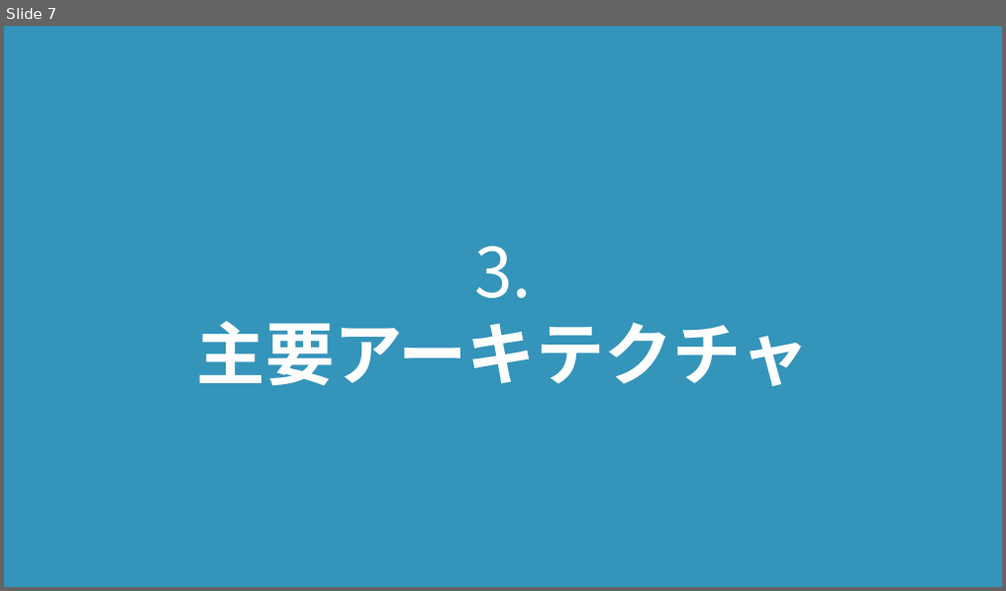
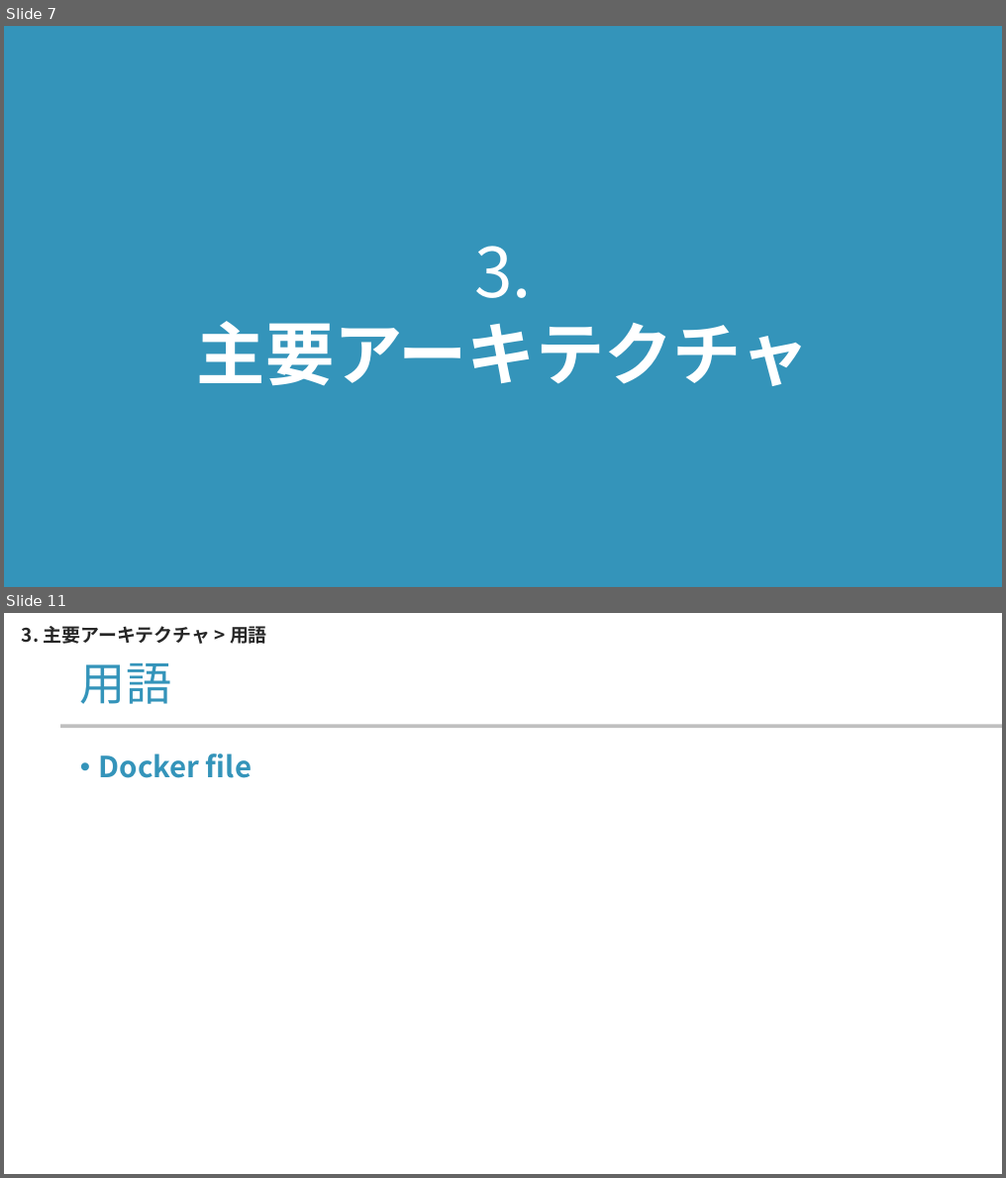
Before and after one commit to yamada-ai/java-prac, a slide deck: docker-container.pptx. Shown one above the other, each under a label of ours: slide 7 before the commit, slides 7 and 11 after it; the slides between them are not shown. The pictures are 1006x591 and 1006x1178 pixels, drawn with LibreOffice and Linux fonts; fonts in the diff are those of the drawing; background and template pictures are left out. Boxes give left, top, right and bottom in pixels: in the first picture for what was removed or moved away, otherwise in the second. Text is boxed around its words. In the diff, an @@ line names an element or a change of style, - is before the commit and + after.

```diff
--- a/docker-container.pptx
+++ b/docker-container.pptx
@@ slide 11 added at box(4, 613, 1002, 1174), background #FFFFFF @@
@@ text added at box(22, 626, 267, 644), 18 pt, text #262626, bold @@
+3. 主要アーキテクチャ > 用語
@@ title added at box(80, 663, 171, 704), 44 pt, text #3494BA @@
+用語
@@ rectangle added at box(60, 725, 1002, 728), fill #BFBFBF @@
@@ text added at box(99, 754, 252, 778), 28 pt, text #3494BA, bold @@
+• Docker file
```
Also in this commit, not shown: 4 slides changed, 2 other slides added.
